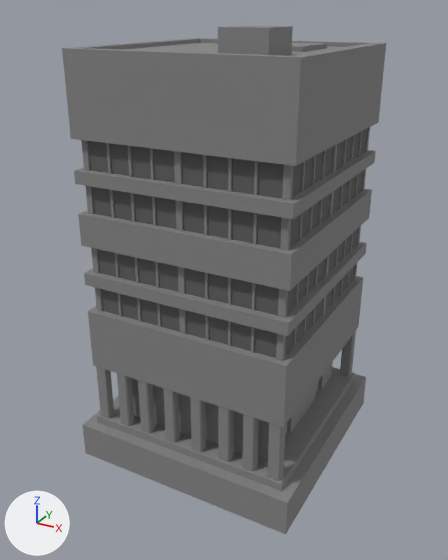
An edit to the FBX model Assets/Meshes/Building_A.FBX, drawn before and after from the same camera.
Rendered twice from a 50 mm lens placed at (1.3, -2.46, 1.97), pointed at (-0.02, -0.07, 0.78). Lighting does not change. The marker at lower left points along +X, +Y and +Z. Where no turn or scale is listed for an object, it has been applied to the vertices.

Script lines for the objects in view, before the commit:
```python
me_mesh = bpy.data.meshes.new('Mesh')
me_mesh.from_pydata(...)  # 1545 vertices, 1646 faces; spans x -0.56..0.56, y -0.56..0.56, z -0.12..1.91
# faces by material slot: [1518, 128]
me_mesh.materials.append(mat_building_a)  # grey #858585
me_mesh.materials.append(mat_windows)  # dark grey #5f5f5f
ob_building_a = bpy.data.objects.new('Building_A', me_mesh)
ob_building_a.location = (0.0, 0.0, 0.0)
```
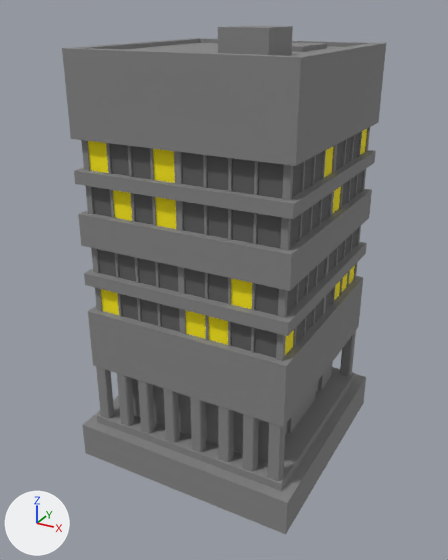
Changed parts and their boxes (x1, y1, x2, y2) in the pictures (448 x 560 px):
part 1 of me_mesh, recoloured (grey to yellow): (88, 141, 176, 229) in both
part 2 of me_mesh, recoloured (grey to yellow): (101, 289, 119, 315) in both
part 3 of me_mesh, recoloured: (334, 265, 355, 300) in both
part 4 of me_mesh, recoloured: (324, 129, 367, 214) in both
part 5 of me_mesh, recoloured (grey to yellow): (186, 278, 294, 355) in both

What changed in the scene script:
```text
Add mat_windows_bright:
    mat_windows_bright = principled_material('Windows_Bright')
    mat_windows_bright.base_color = (1.0, 0.847, 0.0)  # yellow #ffed00
    mat_windows_bright.roughness = 0.859
Change me_mesh:
    where me_mesh.from_pydata(...)  # 1545 vertices, 1646 faces; spans x -0.56..0.56, y -0.56..0.56, z -0.12..1.91
    used by ob_building_a; location = (0.0, 0.0, 0.0)
    me_mesh part 1: 13 of the faces centred in x -0.46..-0.07, y -0.46..0.4, z 1.22..1.41 switch from mat_windows (dark grey #5f5f5f) to mat_windows_bright (yellow #ffed00)
    me_mesh part 2: 10 of the faces centred in x -0.46..-0.39, y -0.46..0.46, z 0.75..0.94 switch from mat_windows (dark grey #5f5f5f) to mat_windows_bright (yellow #ffed00)
    me_mesh part 3: 5 of the faces centred in x 0.17..0.46, y 0.18..0.46, z 0.75..0.94 switch from mat_windows (dark grey #5f5f5f) to mat_windows_bright (yellow #ffed00)
    me_mesh part 4: 5 of the faces centred in x 0.07..0.46, y -0.07..0.46, z 1.22..1.41 switch from mat_windows (dark grey #5f5f5f) to mat_windows_bright (yellow #ffed00)
    me_mesh part 5: 4 of the faces centred in x 0.07..0.46, y -0.46..-0.4, z 0.75..0.94 switch from mat_windows (dark grey #5f5f5f) to mat_windows_bright (yellow #ffed00)
```
